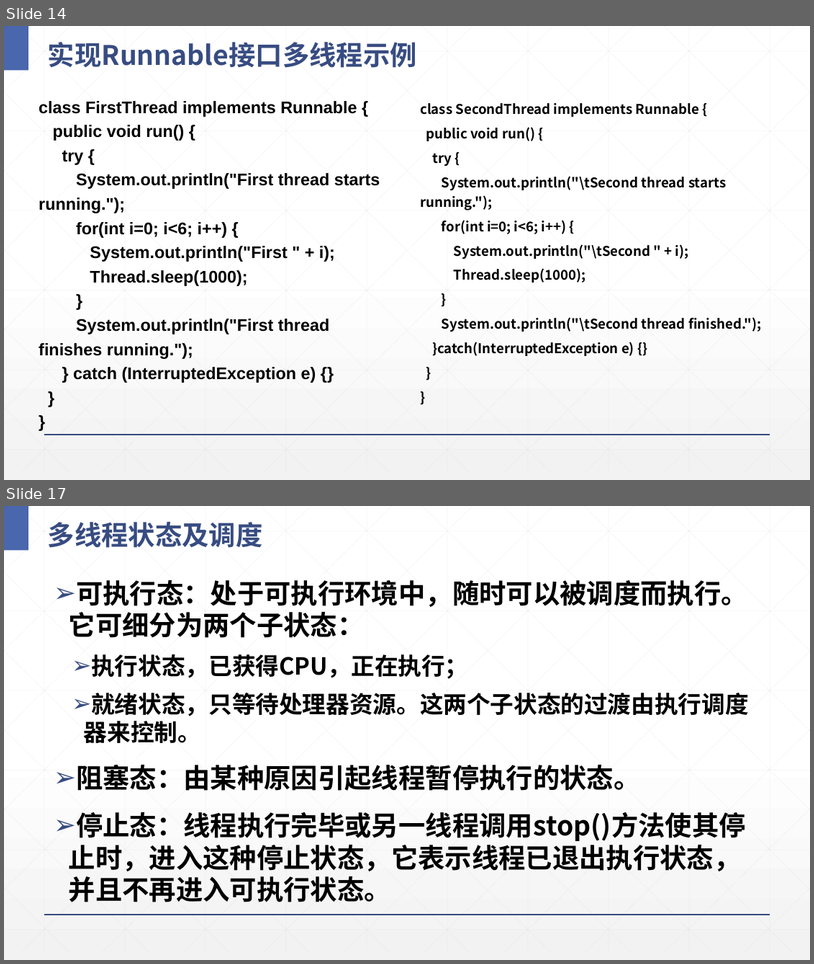
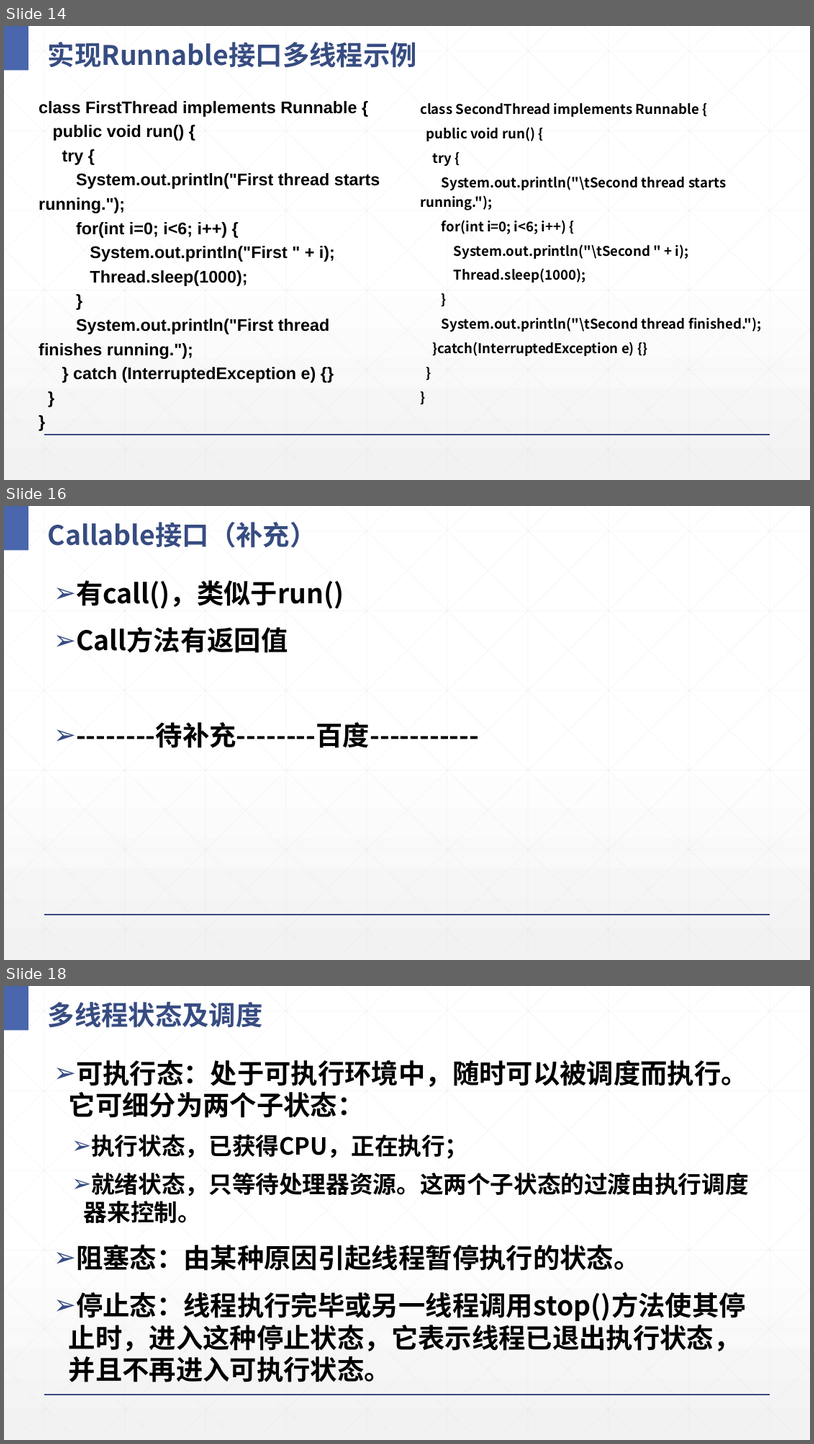
Before and after one commit to Panamera-Turbo/Java-program-term_3rd, a slide deck: PPT/J8-多线程设计.pptx. Shown one above the other, each under a label of ours: slides 14 and 17 before the commit, slides 14, 16 and 18 after it; the slides between them are not shown. The pictures are 814x964 and 814x1444 pixels, drawn with LibreOffice and Linux fonts; fonts in the diff are those of the drawing. Boxes give left, top, right and bottom in pixels: in the first picture for what was removed or moved away, otherwise in the second. Text is boxed around its words. In the diff, an @@ line names an element or a change of style, - is before the commit and + after.

```diff
--- a/PPT/J8-多线程设计.pptx
+++ b/PPT/J8-多线程设计.pptx
@@ slide 16 added at <box>4,506,810,960</box>, background gradient #FFFFFF to #F2F2F2; not listed: 48 template elements that a slide beside it also shows @@
@@ title added at <box>48,522,317,548</box>, 32 pt, text #384C81, bold @@
+Callable接口（补充）
@@ text added at <box>76,580,479,748</box>, 32 pt, text #000000, bold @@
+➢ 有call()，类似于run()
+➢ Call方法有返回值
+➢ --------待补充--------百度-----------
@@ what was slide 17 is now slide 18 @@
```
Also in this commit, not shown: 3 slides changed, 38 other files.
